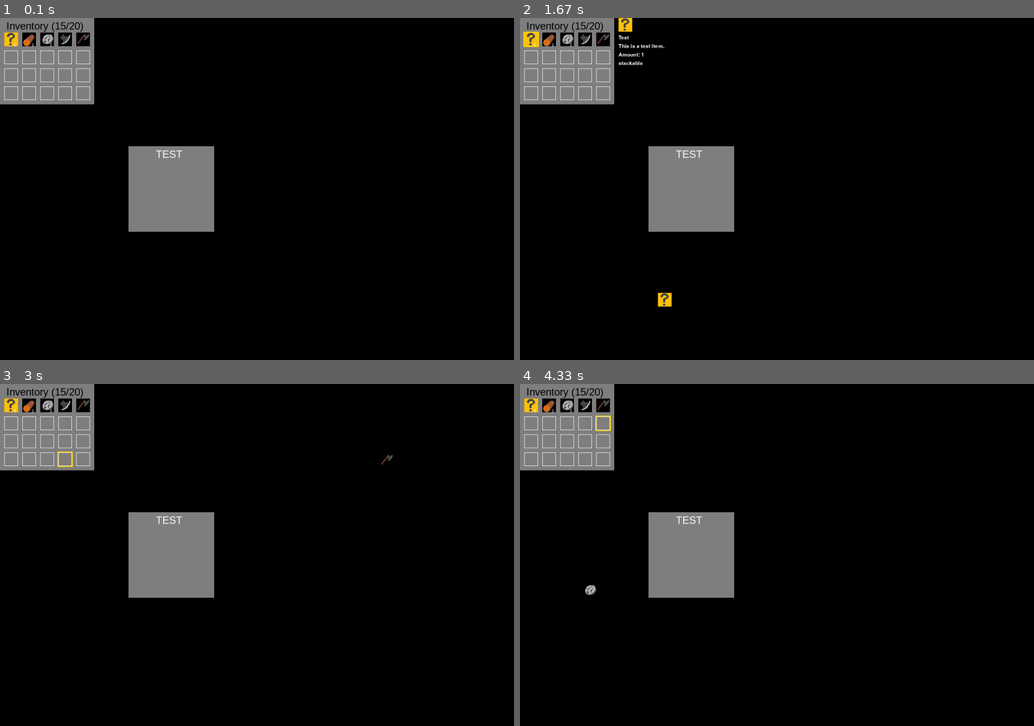
Above: before the commit, frames 1-4 (two rows, left to right).
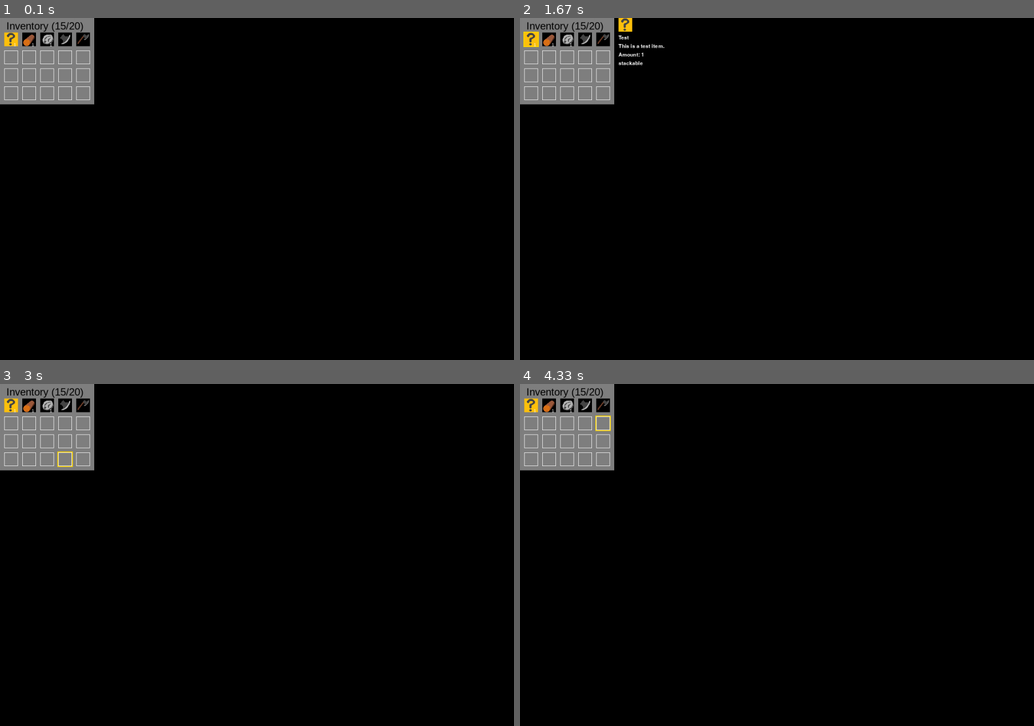
Above: after the commit, the same moments.

Repository: Pappet/CraftingGame_pygame
Game: pygame game, started from CraftingGame/main.py
The game is run twice, just before and just after one commit, with the same random seed, the same clock (stepped at 60 frames per second) and the same inputs.
Inputs (mouse positions are in pixels of both pictures, inside the frame that each line leads up to):
- Up to frame 1 (0.1 s): no input
- Up to frame 2 (1.67 s): press the mouse at (602, 93) at 0.37 s; move the mouse to (612, 113) at 0.47 s; release the mouse at (617, 137) at 0.6 s; press the mouse at (566, 38) at 0.7 s; move the mouse to (622, 52) at 0.8 s; release the mouse at (674, 65) at 0.93 s; press the mouse at (586, 59) at 1.03 s; move the mouse to (777, 189) at 1.13 s; release the mouse at (972, 318) at 1.27 s; press the mouse at (530, 38) at 1.37 s; move the mouse to (597, 168) at 1.47 s; release the mouse at (663, 298) at 1.6 s
- Up to frame 3 (3 s): press the mouse at (66, 404) at 1.7 s; move the mouse to (66, 476) at 1.8 s; release the mouse at (66, 544) at 1.93 s; press the mouse at (46, 442) at 2.03 s; move the mouse to (246, 431) at 2.13 s; release the mouse at (447, 425) at 2.27 s; press the mouse at (82, 404) at 2.37 s; move the mouse to (159, 414) at 2.47 s; release the mouse at (231, 425) at 2.6 s; press the mouse at (66, 459) at 2.7 s; move the mouse to (226, 459) at 2.8 s; release the mouse at (385, 459) at 2.93 s
- Up to frame 4 (4.33 s): press the mouse at (566, 442) at 3.03 s; move the mouse to (689, 486) at 3.13 s; release the mouse at (818, 534) at 3.27 s; press the mouse at (566, 404) at 3.37 s; move the mouse to (617, 486) at 3.47 s; release the mouse at (669, 568) at 3.6 s; press the mouse at (550, 442) at 3.7 s; move the mouse to (674, 448) at 3.8 s; release the mouse at (802, 459) at 3.93 s; press the mouse at (602, 425) at 4.03 s; move the mouse to (597, 507) at 4.13 s; release the mouse at (591, 589) at 4.27 s

The runs differ from the first frame. In frame 1, 4.2% of the frame differs, in the area x 25-42%, y 37-63%; in frame 2, 4.3%, in the area x 25-42%, y 37-85%; in frame 3, 4.2%; in frame 4, 4.2%.

Commit message:
Small Bugfix: Correct Amount switching.

Diff:
--- a/CraftingGame/main.py
+++ b/CraftingGame/main.py
@@ -35,10 +35,7 @@
 inventory = Inventory(0, 0, 100, 100, inventory_slot_size, menu_spacing, inventory_rows,
                       inventory_cols, menu_spacing, menu_font_size, menu_title_spacing, inventory_tile, True)
 
-test_menu = Menu(300, 300, 200, 200, menu_spacing,
-                 menu_font_size, menu_title_spacing, "TEST", True)
 menu_manager.add_menu(inventory)
-menu_manager.add_menu(test_menu)
 
 # ---- create inventory and items --------------------------------------------------------
 items_manager = ItemsManager()
--- a/CraftingGame/menus/inventory.py
+++ b/CraftingGame/menus/inventory.py
@@ -118,10 +118,13 @@
                     from_slot.amount = diff
             else:
                 # Swap items between source slot and target slot
+                to_slot_amount_buffer = to_slot.amount
+                from_slot_amount_buffer = from_slot.amount
+
                 to_slot.item = from_item
-                to_slot.amount = from_slot.amount
+                to_slot.amount = from_slot_amount_buffer
                 from_slot.item = to_item
-                from_slot.amount = to_slot.amount
+                from_slot.amount = to_slot_amount_buffer
 
     def draw(self, surface):
         if self.active:
@@ -224,3 +227,5 @@
                     self.dragging_image = None
                 if slot_index == self.selected_slot:
                     self.dragging_image = None
+                if slot_index is None:
+                    self.dragging_image = None
